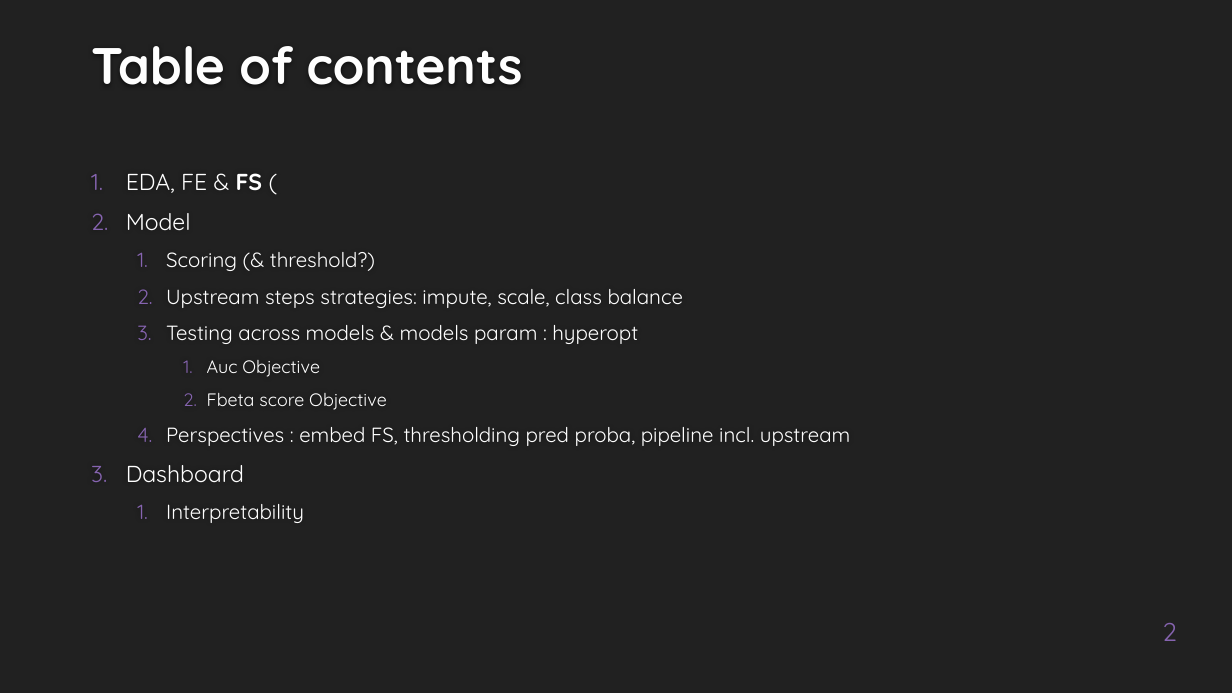
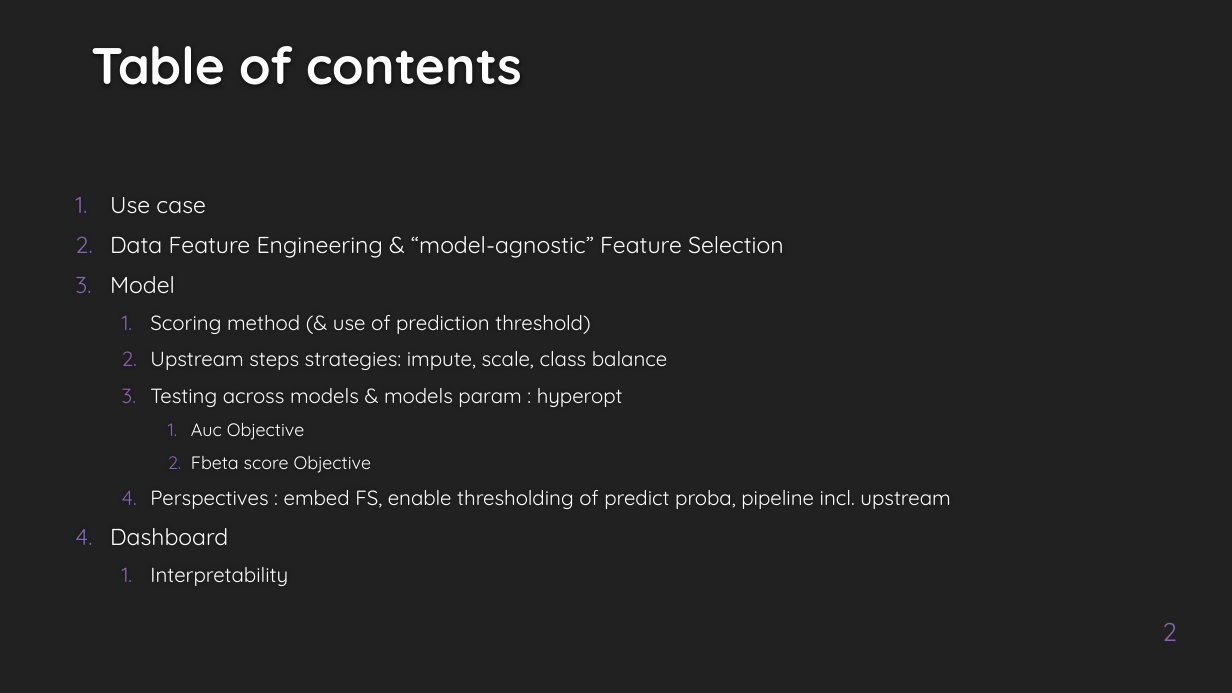
Before and after one commit to EtienneLardeur/P7_Scoring, a slide deck: slide 2 of P7_Support.pptx. Drawn at 1232x693 pixels with LibreOffice and Linux fonts; fonts in the diff are those of the drawing; background and template pictures are left out. Boxes give left, top, right and bottom in pixels: in the first picture for what was removed or moved away, otherwise in the second. Text is boxed around its words. In the diff, an @@ line names an element or a change of style, - is before the commit and + after.

Commit message:
EDA, FE, FS  : OK incl. ppt
still an issue with borutashap but -> perspectives

```diff
--- a/P7_Support.pptx
+++ b/P7_Support.pptx
@@ text "Use case": place and size @@
-text "Use case" at <box>126,173,850,523</box>
+text "Use case" at <box>110,197,950,586</box>
@@ text at <box>110,197,783,258</box>: text changed @@
-1. EDA, FE & FS (
+1. Use case
+2. Data Feature Engineering & “model-agnostic” Feature Selection
@@ text at <box>150,315,590,334</box>: text changed @@
-  1. Scoring (& threshold?)
+  1. Scoring method (& use of prediction threshold)
@@ text at <box>150,490,950,509</box>: text changed @@
-  4. Perspectives : embed FS, thresholding pred proba, pipeline incl. upstream
+  4. Perspectives : embed FS, enable thresholding of predict proba, pipeline incl. upstream
```
Also in this commit, not shown: 3 other slides changed, 7 slides added, 5 other files.
